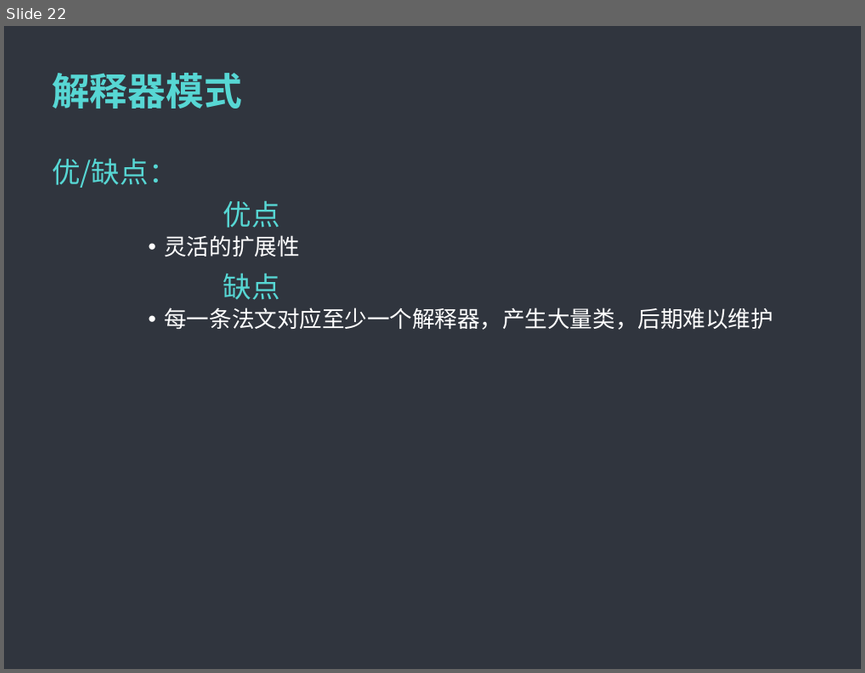
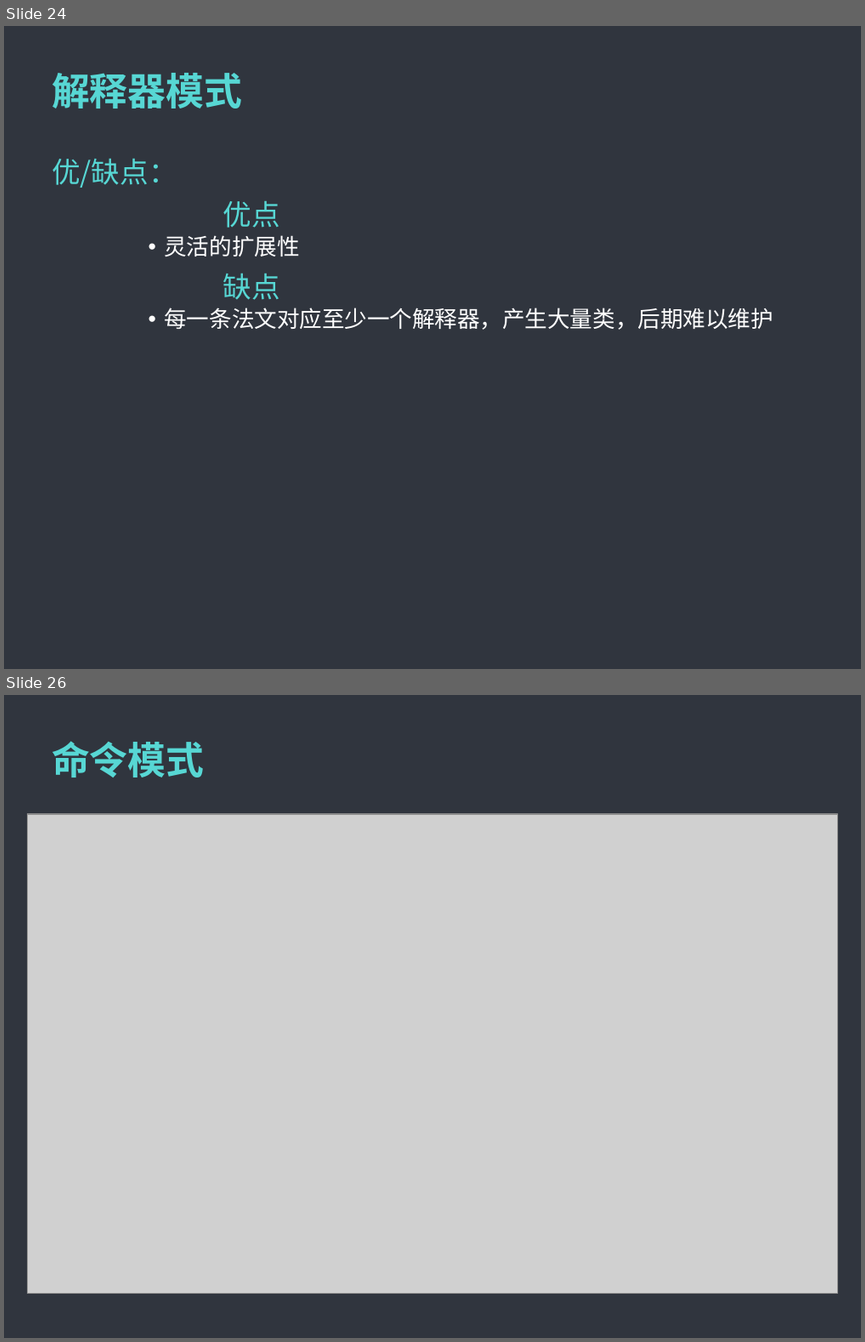
Before and after one commit to MintLy/JavaDesignMode, a slide deck: DesignMode.ppt. Shown one above the other, each under a label of ours: slide 22 before the commit, slides 24 and 26 after it; the slides between them are not shown. The pictures are 865x673 and 865x1342 pixels, drawn with LibreOffice and Linux fonts; fonts in the diff are those of the drawing; grey boxes stand for pictures; background and template pictures are left out. Boxes give left, top, right and bottom in pixels: in the first picture for what was removed or moved away, otherwise in the second. Text is boxed around its words. In the diff, an @@ line names an element or a change of style, - is before the commit and + after.

```diff
--- a/DesignMode.ppt
+++ b/DesignMode.ppt
@@ slide 26 added at bbox=[4, 695, 861, 1338], background #5F5F5F; not listed: 1 template element that a slide beside it also shows @@
@@ title added at bbox=[52, 741, 204, 777], 32 pt, text #57D7D4, bold @@
+命令模式
@@ picture added at bbox=[28, 814, 838, 1293] @@
@@ what was slide 22 is now slide 24 @@
```
Also in this commit, not shown: 1 slide changed, 21 other slides added, 7 other files.
